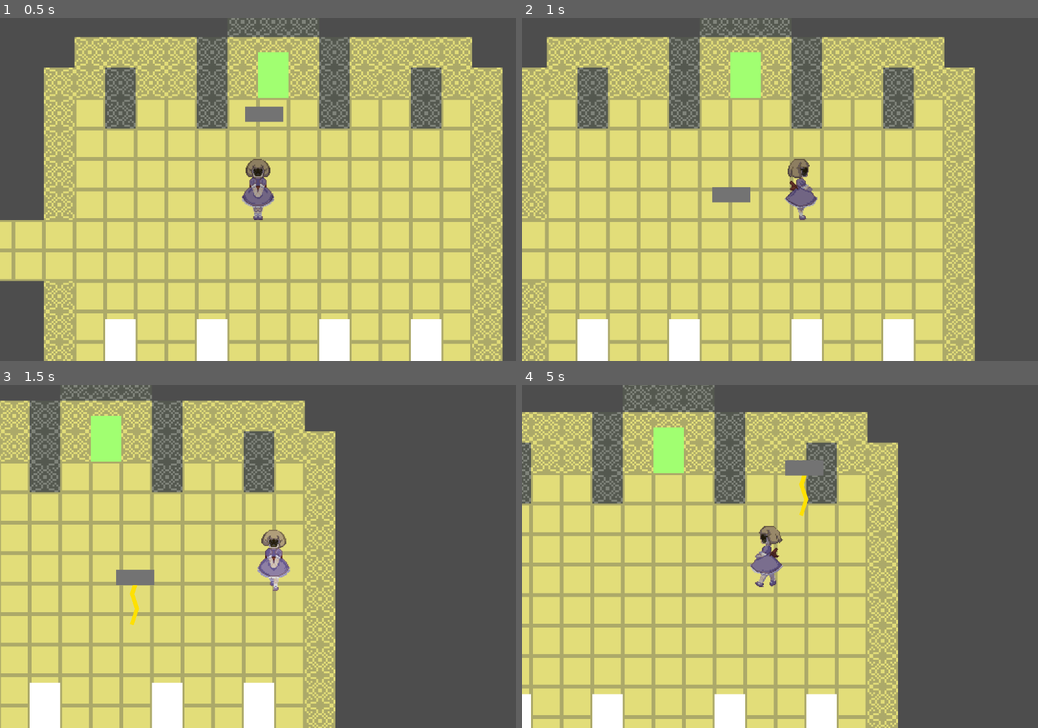
Above: before the commit, frames 1-4 (two rows, left to right).
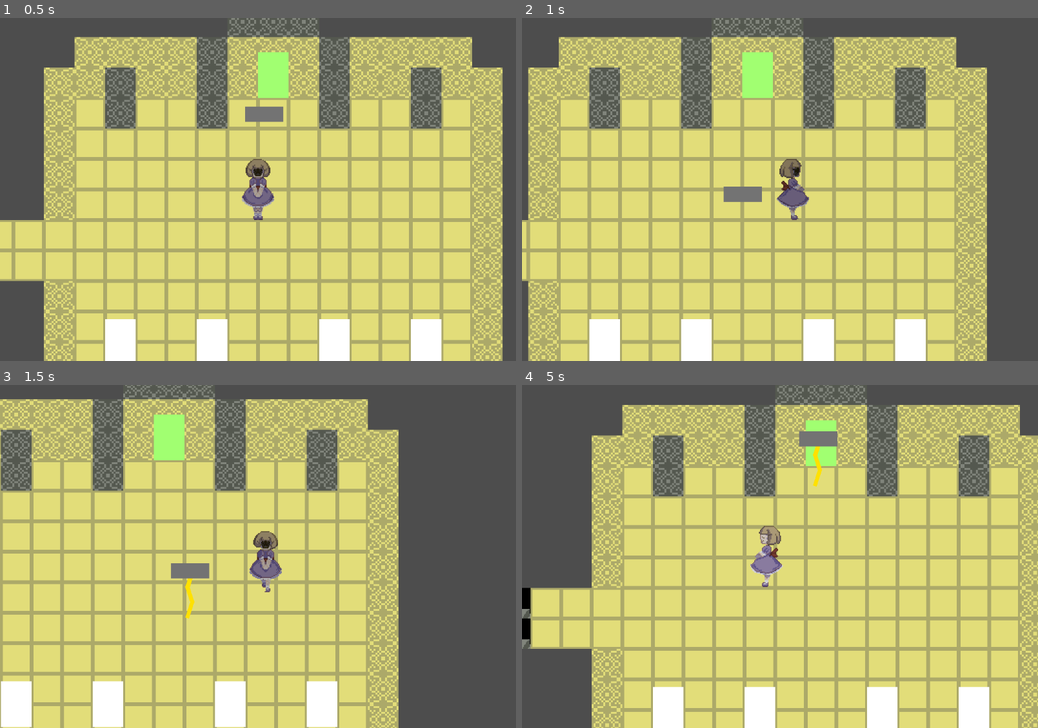
Above: after the commit, the same moments.

Repository: lmsonic/ggj-2026
Game: Godot game, scene res://levels/hera_room.tscn
Same seed, same stepped clock (60 frames per second), same inputs: the game is played once before the commit and once after it. This scene is started directly instead of the project's main scene.
Inputs:
- Up to frame 1 (0.5 s): no input
- Up to frame 2 (1 s): hold D (move_right) from 0.53 s (still down); hold Shift (sprint) from 0.53 s (still down); tap 1 at 0.8 s
- Up to frame 3 (1.5 s): release D (move_right) at 1.28 s; release Shift (sprint) at 1.28 s; hold S (move_down) from 1.28 s (still down); tap 1 at 1.35 s
- Up to frame 4 (5 s): tap 2 at 1.55 s; release S (move_down) at 2.03 s; hold D (move_right) 2.03-2.78 s; hold 2 2.03-2.78 s; tap 3 at 2.3, 2.85 s; hold W (move_up) 2.78-3.53 s; tap 4 at 3.05 s; hold 4 3.53-4.28 s; hold A (move_left) from 3.53 s (still down); tap 5 at 3.8, 4.35 s; tap 6 at 4.55 s

Frame 1 is identical in both runs. In frame 2, 31% of the frame differs, in the area x 0-91%, y 0-100%; in frame 3, 40%; in frame 4, 63%, in the area x 0-100%, y 0-100%.

Commit message:
import + stats

Diff:
--- /dev/null
+++ b/assets/sprite_frames/hollow.tres
@@ -0,0 +1,110 @@
+[gd_resource type="SpriteFrames" format=3 uid="uid://cshu7w7wmeota"]
+
+[ext_resource type="Texture2D" uid="uid://c1mjynsoednnl" path="res://assets/art/char/hollow.png" id="1_0kbpk"]
+
+[sub_resource type="AtlasTexture" id="AtlasTexture_hs7pc"]
+atlas = ExtResource("1_0kbpk")
+region = Rect2(64, 0, 64, 64)
+
+[sub_resource type="AtlasTexture" id="AtlasTexture_erojj"]
+atlas = ExtResource("1_0kbpk")
+region = Rect2(0, 0, 64, 64)
+
+[sub_resource type="AtlasTexture" id="AtlasTexture_33d5c"]
+atlas = ExtResource("1_0kbpk")
+region = Rect2(128, 0, 64, 64)
+
+[sub_resource type="AtlasTexture" id="AtlasTexture_xkbyw"]
+atlas = ExtResource("1_0kbpk")
+region = Rect2(0, 64, 64, 64)
+
+[sub_resource type="AtlasTexture" id="AtlasTexture_f4yp7"]
+atlas = ExtResource("1_0kbpk")
+region = Rect2(64, 64, 64, 64)
+
+[sub_resource type="AtlasTexture" id="AtlasTexture_gw4fa"]
+atlas = ExtResource("1_0kbpk")
+region = Rect2(128, 64, 64, 64)
+
+[sub_resource type="AtlasTexture" id="AtlasTexture_x1nug"]
+atlas = ExtResource("1_0kbpk")
+region = Rect2(0, 192, 64, 64)
+
+[sub_resource type="AtlasTexture" id="AtlasTexture_s40bs"]
+atlas = ExtResource("1_0kbpk")
+region = Rect2(64, 192, 64, 64)
+
+[sub_resource type="AtlasTexture" id="AtlasTexture_xskfj"]
+atlas = ExtResource("1_0kbpk")
+region = Rect2(128, 192, 64, 64)
+
+[sub_resource type="AtlasTexture" id="AtlasTexture_hjq1r"]
+atlas = ExtResource("1_0kbpk")
+region = Rect2(0, 128, 64, 64)
+
+[sub_resource type="AtlasTexture" id="AtlasTexture_2smvn"]
+atlas = ExtResource("1_0kbpk")
+region = Rect2(64, 128, 64, 64)
+
+[sub_resource type="AtlasTexture" id="AtlasTexture_xiqbq"]
+atlas = ExtResource("1_0kbpk")
+region = Rect2(128, 128, 64, 64)
+
+[resource]
+animations = [{
+"frames": [{
+"duration": 1.0,
+"texture": SubResource("AtlasTexture_hs7pc")
+}, {
+"duration": 1.0,
+"texture": SubResource("AtlasTexture_erojj")
+}, {
+"duration": 1.0,
+"texture": SubResource("AtlasTexture_33d5c")
+}],
+"loop": true,
+"name": &"down",
+"speed": 4.0
+}, {
+"frames": [{
+"duration": 1.0,
+"texture": SubResource("AtlasTexture_xkbyw")
+}, {
+"duration": 1.0,
+"texture": SubResource("AtlasTexture_f4yp7")
+}, {
+"duration": 1.0,
+"texture": SubResource("AtlasTexture_gw4fa")
+}],
+"loop": true,
+"name": &"left",
+"speed": 4.0
+}, {
+"frames": [{
+"duration": 1.0,
+"texture": SubResource("AtlasTexture_x1nug")
+}, {
+"duration": 1.0,
+"texture": SubResource("AtlasTexture_s40bs")
+}, {
+"duration": 1.0,
+"texture": SubResource("AtlasTexture_xskfj")
+}],
+"loop": true,
+"name": &"right",
+"speed": 4.0
+}, {
+"frames": [{
+"duration": 1.0,
+"texture": SubResource("AtlasTexture_hjq1r")
+}, {
+"duration": 1.0,
+"texture": SubResource("AtlasTexture_2smvn")
+}, {
+"duration": 1.0,
+"texture": SubResource("AtlasTexture_xiqbq")
+}],
+"loop": true,
+"name": &"up",
+"speed": 4.0
+}]
--- /dev/null
+++ b/assets/sprite_frames/wrath.tres
@@ -0,0 +1,110 @@
+[gd_resource type="SpriteFrames" format=3 uid="uid://ejejnxnmh2dg"]
+
+[ext_resource type="Texture2D" uid="uid://cdr5h2uf6c7gw" path="res://assets/art/char/wrath.png" id="1_qmx7o"]
+
+[sub_resource type="AtlasTexture" id="AtlasTexture_vwsvj"]
+atlas = ExtResource("1_qmx7o")
+region = Rect2(64, 0, 64, 64)
+
+[sub_resource type="AtlasTexture" id="AtlasTexture_x3xrn"]
+atlas = ExtResource("1_qmx7o")
+region = Rect2(0, 0, 64, 64)
+
+[sub_resource type="AtlasTexture" id="AtlasTexture_3fpt0"]
+atlas = ExtResource("1_qmx7o")
+region = Rect2(128, 0, 64, 64)
+
+[sub_resource type="AtlasTexture" id="AtlasTexture_qs081"]
+atlas = ExtResource("1_qmx7o")
+region = Rect2(0, 64, 64, 64)
+
+[sub_resource type="AtlasTexture" id="AtlasTexture_q0a8y"]
+atlas = ExtResource("1_qmx7o")
+region = Rect2(64, 64, 64, 64)
+
+[sub_resource type="AtlasTexture" id="AtlasTexture_mpaiq"]
+atlas = ExtResource("1_qmx7o")
+region = Rect2(128, 64, 64, 64)
+
+[sub_resource type="AtlasTexture" id="AtlasTexture_jt8wn"]
+atlas = ExtResource("1_qmx7o")
+region = Rect2(0, 192, 64, 64)
+
+[sub_resource type="AtlasTexture" id="AtlasTexture_d3y41"]
+atlas = ExtResource("1_qmx7o")
+region = Rect2(64, 192, 64, 64)
+
+[sub_resource type="AtlasTexture" id="AtlasTexture_ddvvn"]
+atlas = ExtResource("1_qmx7o")
+region = Rect2(128, 192, 64, 64)
+
+[sub_resource type="AtlasTexture" id="AtlasTexture_1bbda"]
+atlas = ExtResource("1_qmx7o")
+region = Rect2(0, 128, 64, 64)
+
+[sub_resource type="AtlasTexture" id="AtlasTexture_1sigm"]
+atlas = ExtResource("1_qmx7o")
+region = Rect2(64, 128, 64, 64)
+
+[sub_resource type="AtlasTexture" id="AtlasTexture_g2kmw"]
+atlas = ExtResource("1_qmx7o")
+region = Rect2(128, 128, 64, 64)
+
+[resource]
+animations = [{
+"frames": [{
+"duration": 1.0,
+"texture": SubResource("AtlasTexture_vwsvj")
+}, {
+"duration": 1.0,
+"texture": SubResource("AtlasTexture_x3xrn")
+}, {
+"duration": 1.0,
+"texture": SubResource("AtlasTexture_3fpt0")
+}],
+"loop": true,
+"name": &"down",
+"speed": 4.0
+}, {
+"frames": [{
+"duration": 1.0,
+"texture": SubResource("AtlasTexture_qs081")
+}, {
+"duration": 1.0,
+"texture": SubResource("AtlasTexture_q0a8y")
+}, {
+"duration": 1.0,
+"texture": SubResource("AtlasTexture_mpaiq")
+}],
+"loop": true,
+"name": &"left",
+"speed": 4.0
+}, {
+"frames": [{
+"duration": 1.0,
+"texture": SubResource("AtlasTexture_jt8wn")
+}, {
+"duration": 1.0,
+"texture": SubResource("AtlasTexture_d3y41")
+}, {
+"duration": 1.0,
+"texture": SubResource("AtlasTexture_ddvvn")
+}],
+"loop": true,
+"name": &"right",
+"speed": 4.0
+}, {
+"frames": [{
+"duration": 1.0,
+"texture": SubResource("AtlasTexture_1bbda")
+}, {
+"duration": 1.0,
+"texture": SubResource("AtlasTexture_1sigm")
+}, {
+"duration": 1.0,
+"texture": SubResource("AtlasTexture_g2kmw")
+}],
+"loop": true,
+"name": &"up",
+"speed": 4.0
+}]
--- a/globals/game_manager.gd
+++ b/globals/game_manager.gd
@@ -6,3 +6,11 @@
 
 func shake_camera(amount:float=0.3)->void:
 	player.camera.shake.add_trauma(amount)
+
+var unlocked_masks:Array[MaskChangeComponent.Mask]= [
+	MaskChangeComponent.Mask.Default,
+	MaskChangeComponent.Mask.Willow,
+	MaskChangeComponent.Mask.Cirkul,
+	MaskChangeComponent.Mask.Hera,
+	MaskChangeComponent.Mask.Wrath
+]
--- a/levels/hall.tscn
+++ b/levels/hall.tscn
@@ -1,9 +1,57 @@
 [gd_scene format=3 uid="uid://bsghvvs5cwkav"]
 
 [ext_resource type="Texture2D" uid="uid://b3rkrxkprih8s" path="res://assets/art/maps/hall.map.png" id="1_2tmi7"]
+[ext_resource type="Texture2D" uid="uid://b35wwrjm8vvpg" path="res://assets/art/maps/hall-tiles.png" id="1_xbik3"]
 [ext_resource type="PackedScene" uid="uid://sewt5itu3e0u" path="res://scenes/player/player.tscn" id="2_dfgp7"]
 
+[sub_resource type="TileSetAtlasSource" id="TileSetAtlasSource_ag44c"]
+texture = ExtResource("1_xbik3")
+texture_region_size = Vector2i(32, 32)
+1:0/0 = 0
+2:0/0 = 0
+3:0/0 = 0
+4:0/0 = 0
+5:0/0 = 0
+6:0/0 = 0
+7:0/0 = 0
+8:0/0 = 0
+9:0/0 = 0
+10:0/0 = 0
+11:0/0 = 0
+12:0/0 = 0
+13:0/0 = 0
+14:0/0 = 0
+15:0/0 = 0
+16:0/0 = 0
+17:0/0 = 0
+18:0/0 = 0
+19:0/0 = 0
+20:0/0 = 0
+21:0/0 = 0
+22:0/0 = 0
+23:0/0 = 0
+24:0/0 = 0
+25:0/0 = 0
+26:0/0 = 0
+27:0/0 = 0
+28:0/0 = 0
+29:0/0 = 0
+30:0/0 = 0
+31:0/0 = 0
+32:0/0 = 0
+33:0/0 = 0
+34:0/0 = 0
+
+[sub_resource type="TileSet" id="TileSet_pa5hs"]
+tile_size = Vector2i(32, 32)
+physics_layer_0/collision_layer = 1
+terrain_set_0/mode = 0
+sources/1 = SubResource("TileSetAtlasSource_ag44c")
+
 [node name="Hall" type="Node2D" unique_id=809190249]
+
+[node name="TileMapLayer" type="TileMapLayer" parent="." unique_id=357641642]
+tile_set = SubResource("TileSet_pa5hs")
 
 [node name="Hall_map" type="Sprite2D" parent="." unique_id=1438588156]
 texture = ExtResource("1_2tmi7")
--- a/levels/hera_room.tscn
+++ b/levels/hera_room.tscn
@@ -10,7 +10,7 @@
 [sub_resource type="RectangleShape2D" id="RectangleShape2D_0mmj1"]
 size = Vector2(560, 96)
 
-[node name="YellowRoom" type="Node2D" unique_id=673250998]
+[node name="HeraRoom" type="Node2D" unique_id=673250998]
 
 [node name="TileMapLayer" type="TileMapLayer" parent="." unique_id=1472136535]
 tile_set = SubResource("TileSet_fgu3n")
--- a/levels/hollow_room.tscn
+++ b/levels/hollow_room.tscn
@@ -3,12 +3,42 @@
 [ext_resource type="Texture2D" uid="uid://dcpc1s5udr4t6" path="res://assets/art/maps/hollow.map.png" id="1_ktifr"]
 [ext_resource type="PackedScene" uid="uid://sewt5itu3e0u" path="res://scenes/player/player.tscn" id="2_143u5"]
 [ext_resource type="PackedScene" uid="uid://ldkoocrk3kx2" path="res://scenes/bosses/hollow/hollow_boss.tscn" id="2_byf3a"]
+[ext_resource type="Texture2D" uid="uid://dddgt7fuvwpfa" path="res://assets/art/maps/hollow-tile.png" id="4_byf3a"]
 
 [sub_resource type="NavigationPolygon" id="NavigationPolygon_143u5"]
 vertices = PackedVector2Array(69, -59, 69, -87.10156, 251, -90.890625, 251, -59, 187, -5, 315, -59, 315, -5, 187, 91, 69, 91, 69, 59, 5, 59, 5, 27, -5, -59, -141, 27, -187, -59, -141, 59, -197, 59, -251, 5, -251, -59, -197, 91, -251, 91, -251, 59, -283, 59, -283, 5, -187, -87, -5, -87)
 polygons = Array[PackedInt32Array]([PackedInt32Array(0, 1, 2, 3, 4), PackedInt32Array(3, 5, 6, 4), PackedInt32Array(4,  …(256 unchanged characters)…
 outlines = Array[PackedVector2Array]([PackedVector2Array(-288, 64, -288, 0, -256, 0, -256, -64, -192, -64, -192, -92, 0, -92, 0, -64, 64, -64, 64, -92, 256, -96, 256, -64, 320, -64, 320, 0, 192, 0, 192, 96, 64, 96, 64, 64, 0, 64, 0, 32, -136, 32, -136, 64, -192, 64, -192, 96, -256, 96, -256, 64)])
 agent_radius = 5.0
+
+[sub_resource type="TileSetAtlasSource" id="TileSetAtlasSource_xukdj"]
+texture = ExtResource("4_byf3a")
+texture_region_size = Vector2i(32, 32)
+1:0/0 = 0
+2:0/0 = 0
+3:0/0 = 0
+4:0/0 = 0
+5:0/0 = 0
+6:0/0 = 0
+7:0/0 = 0
+8:0/0 = 0
+9:0/0 = 0
+10:0/0 = 0
+11:0/0 = 0
+12:0/0 = 0
+13:0/0 = 0
+14:0/0 = 0
+15:0/0 = 0
+16:0/0 = 0
+17:0/0 = 0
+18:0/0 = 0
+19:0/0 = 0
+
+[sub_resource type="TileSet" id="TileSet_ugeun"]
+tile_size = Vector2i(32, 32)
+physics_layer_0/collision_layer = 1
+terrain_set_0/mode = 0
+sources/0 = SubResource("TileSetAtlasSource_xukdj")
 
 [node name="HollowRoom" type="Node2D" unique_id=1459097546]
 
@@ -24,3 +54,6 @@
 [node name="NavigationRegion2D" type="NavigationRegion2D" parent="." unique_id=1610184863]
 scale = Vector2(2, 2)
 navigation_polygon = SubResource("NavigationPolygon_143u5")
+
+[node name="TileMapLayer" type="TileMapLayer" parent="." unique_id=313114788]
+tile_set = SubResource("TileSet_ugeun")
--- a/project.godot
+++ b/project.godot
@@ -45,26 +45,41 @@
 move_up={
 "deadzone": 0.2,
 "events": [Object(InputEventKey,"resource_local_to_scene":false,"resource_name":"","device":-1,"window_id":0,"alt_press …(192 unchanged characters)…
+, Object(InputEventJoypadMotion,"resource_local_to_scene":false,"resource_name":"","device":-1,"axis":1,"axis_value":-1.0,"script":null)
 ]
 }
 move_down={
 "deadzone": 0.2,
 "events": [Object(InputEventKey,"resource_local_to_scene":false,"resource_name":"","device":-1,"window_id":0,"alt_press …(192 unchanged characters)…
+, Object(InputEventJoypadMotion,"resource_local_to_scene":false,"resource_name":"","device":-1,"axis":1,"axis_value":1.0,"script":null)
 ]
 }
 move_right={
 "deadzone": 0.2,
 "events": [Object(InputEventKey,"resource_local_to_scene":false,"resource_name":"","device":-1,"window_id":0,"alt_press …(192 unchanged characters)…
+, Object(InputEventJoypadMotion,"resource_local_to_scene":false,"resource_name":"","device":-1,"axis":0,"axis_value":1.0,"script":null)
 ]
 }
 move_left={
 "deadzone": 0.2,
 "events": [Object(InputEventKey,"resource_local_to_scene":false,"resource_name":"","device":-1,"window_id":0,"alt_press …(191 unchanged characters)…
+, Object(InputEventJoypadMotion,"resource_local_to_scene":false,"resource_name":"","device":-1,"axis":0,"axis_value":-1.0,"script":null)
 ]
 }
 sprint={
 "deadzone": 0.2,
 "events": [Object(InputEventKey,"resource_local_to_scene":false,"resource_name":"","device":-1,"window_id":0,"alt_press …(195 unchanged characters)…
+, Object(InputEventJoypadButton,"resource_local_to_scene":false,"resource_name":"","device":-1,"button_index":2,"pressure":0.0,"pressed":true,"script":null)
+]
+}
+next_mask={
+"deadzone": 0.2,
+"events": [Object(InputEventJoypadButton,"resource_local_to_scene":false,"resource_name":"","device":-1,"button_index":10,"pressure":0.0,"pressed":true,"script":null)
+]
+}
+prev_mask={
+"deadzone": 0.2,
+"events": [Object(InputEventJoypadButton,"resource_local_to_scene":false,"resource_name":"","device":-1,"button_index":9,"pressure":0.0,"pressed":true,"script":null)
 ]
 }
 
--- a/scenes/bosses/cirkul/cirkul_boss.gd
+++ b/scenes/bosses/cirkul/cirkul_boss.gd
@@ -6,6 +6,8 @@
 const CIRKUL_WAVE = preload("res://scenes/bosses/cirkul/cirkul_wave.tscn")
 
 @onready var arc_jump_component: ArcJumpComponent = $ArcJumpComponent
+
+@onready var player: Player = get_tree().get_first_node_in_group("player")
 
 @export var jump_time := 1.5
 @onready var jump_timer: Timer = $JumpTimer
@@ -104,4 +106,4 @@
 		if arc_jump_component.calculate_distance() <= 100.0:
 			arc_jump_component.is_jumping = false
 			end_jump()
-			jump_timer.start(jump_time)
+			jump_timer.start(jump_time* player.intimidation)
--- a/scenes/bosses/hera/hera_cloud.gd
+++ b/scenes/bosses/hera/hera_cloud.gd
@@ -15,18 +15,18 @@
 func _ready() -> void:
 	lighting_timer.timeout.connect(lighting)
 	disable_lighting_timer.timeout.connect(disable_lighting)
-	lighting_timer.start(randf_range(1.0,1.5))
+	lighting_timer.start(randf_range(1.0,1.5)*  player.intimidation )
 	lighting_sprite.hide()
 
 func lighting()-> void:
 	lighting_sprite.show()
 	area.monitoring = true
-	disable_lighting_timer.start(randf_range(1.0,1.5))
+	disable_lighting_timer.start(randf_range(1.0,1.5) *  player.intimidation )
 
 func disable_lighting()-> void:
 	lighting_sprite.hide()
 	area.set_deferred("monitoring",false)
-	lighting_timer.start(randf_range(1.0,1.5))
+	lighting_timer.start(randf_range(1.0,1.5) * player.intimidation)
 
 func _exit_tree() -> void:
 	player.modulate = Color.WHITE
@@ -44,8 +44,8 @@
 
 
 func on_player_entered(body: Node2D) -> void:
-	var player:= body as Player
-	if player!=null:
+	var p:= body as Player
+	if p!=null:
 		damaging_component.damage(player.health_component)
 		disable_lighting()
 	var statue:= body as HeraStatue
--- a/scenes/bosses/hollow/hollow_boss.tscn
+++ b/scenes/bosses/hollow/hollow_boss.tscn
@@ -1,22 +1,109 @@
 [gd_scene format=3 uid="uid://ldkoocrk3kx2"]
 
-[ext_resource type="Texture2D" uid="uid://dxuaswtob10s8" path="res://addons/kenney_development-essentials/1×1 Pixels/pixel-white.png" id="1_hi0pf"]
 [ext_resource type="Script" uid="uid://6sc3gsnsuara" path="res://scenes/bosses/hollow/hollow_boss.gd" id="1_ielic"]
+[ext_resource type="Texture2D" uid="uid://ce2qtfp1ddup2" path="res://assets/art/char/hollow-Sheet.png" id="2_ielic"]
+
+[sub_resource type="AtlasTexture" id="AtlasTexture_ielic"]
+atlas = ExtResource("2_ielic")
+region = Rect2(0, 128, 64, 64)
+
+[sub_resource type="AtlasTexture" id="AtlasTexture_exnad"]
+atlas = ExtResource("2_ielic")
+region = Rect2(64, 128, 64, 64)
+
+[sub_resource type="AtlasTexture" id="AtlasTexture_ewqpx"]
+atlas = ExtResource("2_ielic")
+region = Rect2(128, 128, 64, 64)
+
+[sub_resource type="AtlasTexture" id="AtlasTexture_4lsfl"]
+atlas = ExtResource("2_ielic")
+region = Rect2(0, 192, 64, 64)
+
+[sub_resource type="AtlasTexture" id="AtlasTexture_7lrn7"]
+atlas = ExtResource("2_ielic")
+region = Rect2(0, 0, 64, 64)
+
+[sub_resource type="AtlasTexture" id="AtlasTexture_42b34"]
+atlas = ExtResource("2_ielic")
+region = Rect2(64, 0, 64, 64)
+
+[sub_resource type="AtlasTexture" id="AtlasTexture_5f5me"]
+atlas = ExtResource("2_ielic")
+region = Rect2(128, 0, 64, 64)
+
+[sub_resource type="AtlasTexture" id="AtlasTexture_1u7s8"]
+atlas = ExtResource("2_ielic")
+region = Rect2(0, 64, 64, 64)
+
+[sub_resource type="AtlasTexture" id="AtlasTexture_hbxkc"]
+atlas = ExtResource("2_ielic")
+region = Rect2(64, 64, 64, 64)
+
+[sub_resource type="AtlasTexture" id="AtlasTexture_7mvi3"]
+atlas = ExtResource("2_ielic")
+region = Rect2(128, 64, 64, 64)
+
+[sub_resource type="SpriteFrames" id="SpriteFrames_exnad"]
+animations = [{
+"frames": [{
+"duration": 1.0,
+"texture": SubResource("AtlasTexture_ielic")
+}, {
+"duration": 1.0,
+"texture": SubResource("AtlasTexture_exnad")
+}, {
+"duration": 1.0,
+"texture": SubResource("AtlasTexture_ewqpx")
+}],
+"loop": true,
+"name": &"face_back",
+"speed": 4.0
+}, {
+"frames": [{
+"duration": 1.0,
+"texture": SubResource("AtlasTexture_4lsfl")
+}],
+"loop": true,
+"name": &"idle",
+"speed": 4.0
+}, {
+"frames": [{
+"duration": 1.0,
+"texture": SubResource("AtlasTexture_7lrn7")
+}, {
+"duration": 1.0,
+"texture": SubResource("AtlasTexture_42b34")
+}, {
+"duration": 1.0,
+"texture": SubResource("AtlasTexture_5f5me")
+}],
+"loop": true,
+"name": &"move_side",
+"speed": 4.0
+}, {
+"frames": [{
+"duration": 1.0,
+"texture": SubResource("AtlasTexture_1u7s8")
+}, {
+"duration": 1.0,
+"texture": SubResource("AtlasTexture_hbxkc")
+}, {
+"duration": 1.0,
+"texture": SubResource("AtlasTexture_7mvi3")
+}],
+"loop": true,
+"name": &"twirl",
+"speed": 4.0
+}]
 
 [node name="HollowBoss" type="Node2D" unique_id=566317548]
 script = ExtResource("1_ielic")
 
-[node name="Sprite" type="Sprite2D" parent="." unique_id=388729806]
-modulate = Color(0, 0.60872096, 0.2869368, 1)
-scale = Vector2(32, 48)
-texture = ExtResource("1_hi0pf")
-
-[node name="Sprite2" type="Sprite2D" parent="." unique_id=1477454069]
-modulate = Color(0, 0.3676932, 0.16262951, 1)
-position = Vector2(8, -8)
-scale = Vector2(32, 15.999999)
-texture = ExtResource("1_hi0pf")
-
 [node name="NavigationAgent2D" type="NavigationAgent2D" parent="." unique_id=1058025348]
 physics_interpolation_mode = 1
 avoidance_enabled = true
+
+[node name="AnimatedSprite2D" type="AnimatedSprite2D" parent="." unique_id=1958146117]
+sprite_frames = SubResource("SpriteFrames_exnad")
+animation = &"face_back"
+frame_progress = 0.34516123
--- a/scenes/player/mask_change_component.gd
+++ b/scenes/player/mask_change_component.gd
@@ -3,14 +3,76 @@
 const DEFAULT_MASK = preload("res://assets/sprite_frames/default_mask.tres")
 const HERA = preload("res://assets/sprite_frames/hera.tres")
 const WILLOW = preload("res://assets/sprite_frames/willow.tres")
+const WRATH = preload("res://assets/sprite_frames/wrath.tres")
+const HOLLOW = preload("res://assets/sprite_frames/hollow.tres")
+
 @export var anim: AnimatedSprite2D
+@export var health_component: HealthComponent
+@export var movement_component: MovementComponent
+@export var player: Player
 
 enum Mask{
-	Default,
-	Willow,
-	Cirkul,
-	Hera,
+	Default = 0,
+	Willow = 1,
+	Cirkul = 2,
+	Hera = 3,
+	Wrath = 4,
+	Hollow = 5,
 }
+
+@onready var hp_default := health_component.max_health
+@onready var movement_default := movement_component.max_speed
+@onready var intimidation_default := player.intimidation
+
+
+@export var willow_bonus_hp := 2
+@export var willow_intimidation := 0.8
+
+@export var hera_max_speed_multiplier := 0.9
+@export var hera_sprint_multiplier := 2.0
+
+@export var cirkul_max_speed_multiplier := 1.4
+@export var cirkul_hp_debuff := 1
+
+@export var wrath_intimidation := 1.2
+
+
+func update_stats(mask:Mask) -> void:
+	match mask:
+		Mask.Default :
+			health_component.max_health = hp_default
+			movement_component.max_speed = movement_default
+			player.intimidation = intimidation_default
+			movement_component.sprint_enabled = false
+		Mask.Willow : # + HP - INTIMIDATION
+			health_component.max_health = hp_default + willow_bonus_hp
+			movement_component.max_speed = movement_default
+			player.intimidation = willow_intimidation
+			movement_component.sprint_enabled = false
+		Mask.Cirkul : # + SPD - HP
+			health_component.max_health = hp_default - cirkul_hp_debuff
+			movement_component.max_speed = movement_default * cirkul_max_speed_multiplier
+			player.intimidation = intimidation_default
+			movement_component.sprint_enabled = false
+		Mask.Hera : # SPRINT - SPD
+			health_component.max_health = hp_default
+			movement_component.max_speed = movement_default  * hera_max_speed_multiplier
+			player.intimidation = intimidation_default
+			movement_component.sprint_enabled = true
+			movement_component.sprint_multiplier = hera_sprint_multiplier
+		Mask.Wrath : # +INTIMIDATION - SPRINT
+			health_component.max_health = hp_default
+			movement_component.max_speed = movement_default  * hera_max_speed_multiplier
+			player.intimidation = wrath_intimidation
+			movement_component.sprint_enabled = false
+		Mask.Hollow:
+			health_component.max_health = hp_default
+			movement_component.max_speed = movement_default
+			player.intimidation = intimidation_default
+			movement_component.sprint_enabled = false
+
+
+
 
 
 
@@ -20,7 +82,41 @@
 		Mask.Willow : return WILLOW
 		Mask.Cirkul : return CIRKUL
 		Mask.Hera : return HERA
+		Mask.Hollow: return HOLLOW
+		Mask.Wrath: return WRATH
 		_ : return DEFAULT_MASK
+
+var current_mask := 0
+
+func _input(_event: InputEvent) -> void:
+	if Input.is_action_just_pressed("next_mask"):
+		var mask := (current_mask + 1) % Mask.size()
+		change_mask(mask)
+		current_mask = mask
+	elif Input.is_action_just_pressed("prev_mask"):
+		var mask := posmod(current_mask - 1, Mask.size())
+		print(mask)
+		change_mask(mask)
+		current_mask = mask
+
+	if Input.is_key_pressed(KEY_1):
+		change_mask(Mask.Default)
+	elif Input.is_key_pressed(KEY_2) :
+		#and GameManager.unlocked_masks.has(Mask.Willow):
+		change_mask(Mask.Willow)
+	elif Input.is_key_pressed(KEY_3):
+	 #and GameManager.unlocked_masks.has(Mask.Cirkul):
+		change_mask(Mask.Cirkul)
+	elif Input.is_key_pressed(KEY_4):
+	 #and GameManager.unlocked_masks.has(Mask.Hera):
+		change_mask(Mask.Hera)
+	elif Input.is_key_pressed(KEY_5):
+	 #and GameManager.unlocked_masks.has(Mask.Wrath):
+		change_mask(Mask.Wrath)
+	elif Input.is_key_pressed(KEY_6):
+	 #and GameManager.unlocked_masks.has(Mask.Wrath):
+		change_mask(Mask.Hollow)
 
 func change_mask(mask:Mask) -> void:
 	anim.sprite_frames = mask_to_sprite_frames(mask)
+	update_stats(mask)
--- a/scenes/player/player.gd
+++ b/scenes/player/player.gd
@@ -9,6 +9,8 @@
 @onready var anim: AnimatedSprite2D = $AnimatedSprite2D
 
 @onready var run_sound_thresh := movement_component.max_speed + 10.0
+
+@export var intimidation := 1.0
 
 func facing_vector() -> Vector2:
 	match anim.animation:
--- a/scenes/player/player.tscn
+++ b/scenes/player/player.tscn
@@ -53,7 +53,6 @@
 accel = 800.0
 decel = 1500.0
 max_speed = 150.0
-sprint_multiplier = 1.75
 
 [node name="WalkSoundComponent" type="AudioStreamPlayer2D" parent="." unique_id=1210541802]
 stream = SubResource("AudioStreamRandomizer_75vfm")
@@ -84,6 +83,9 @@
 autoplay = "down"
 frame_progress = 0.7220579
 
-[node name="MaskChangeComponent" type="Node" parent="." unique_id=582809300 node_paths=PackedStringArray("anim")]
+[node name="MaskChangeComponent" type="Node" parent="." unique_id=582809300 node_paths=PackedStringArray("anim", "health_component", "movement_component", "player")]
 script = ExtResource("17_kvlxm")
 anim = NodePath("../AnimatedSprite2D")
+health_component = NodePath("../HealthComponent")
+movement_component = NodePath("../MovementComponent")
+player = NodePath("..")
--- a/scripts/movement_component.gd
+++ b/scripts/movement_component.gd
@@ -3,17 +3,17 @@
 @export var accel := 1000.0
 @export var decel := 2000.0
 @export var max_speed := 350.0
-@export var sprint_multiplier := 2.0
-@export var can_sprint := true
 @onready var speed := max_speed
+@export var sprint_enabled := false
+@export var sprint_multiplier := 1.8
 @export var max_sprint_charge := 1.0
-@export var sprint_charge := 1.0
+var sprint_charge := 1.0
 var sprint_exhausted := false
 
 
+func move(input: Vector2, delta: float, shift_pressed: bool = false) -> void:
 
-func move(input: Vector2, delta: float, shift_pressed:bool=false) -> void:
-	var is_sprinting := shift_pressed and not sprint_exhausted
+	var is_sprinting := shift_pressed and not sprint_exhausted and sprint_enabled
 	if is_sprinting:
 		speed = max_speed * sprint_multiplier
 		sprint_charge = maxf(sprint_charge - delta, 0.0)
Binary file added: assets/art/char/hollow-Sheet.png
Not shown, added: assets/art/char/hollow-Sheet.png.import
Binary file added: assets/art/char/hollow.png
Not shown, added: assets/art/char/hollow.png.import
Binary file added: assets/art/char/wrath.png
Not shown, added: assets/art/char/wrath.png.import
Binary file added: assets/art/maps/hall-tiles.png
Not shown, added: assets/art/maps/hall-tiles.png.import
Binary file added: assets/art/maps/hollow-tile.png
Not shown, added: assets/art/maps/hollow-tile.png.import
